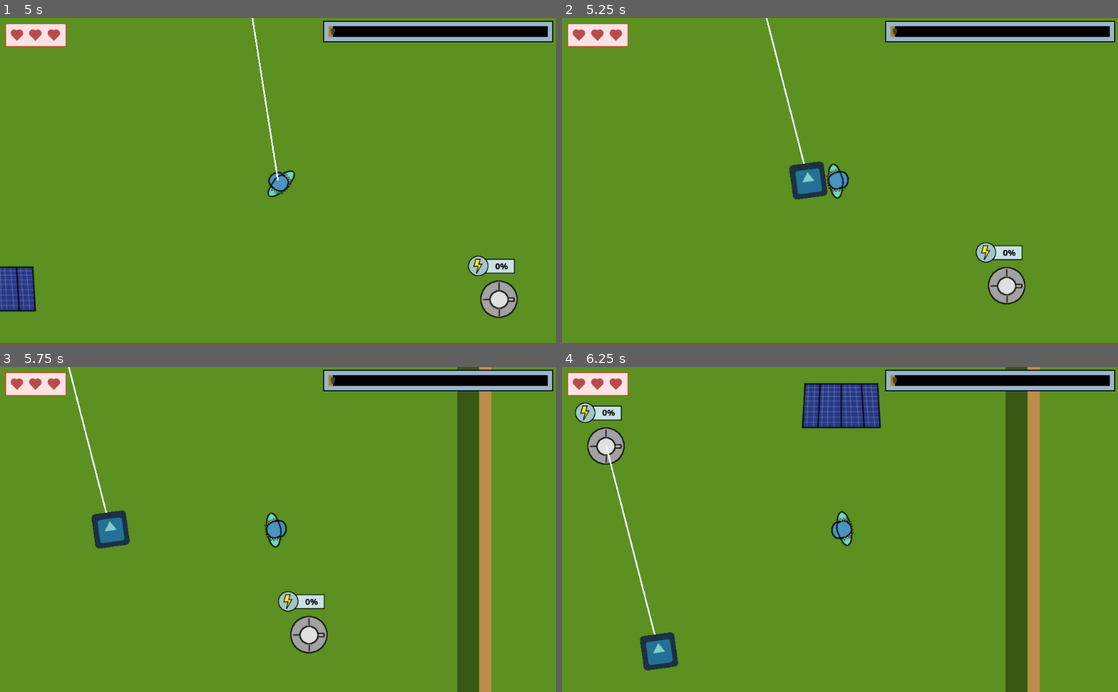
Above: before the commit, frames 1-4 (two rows, left to right).
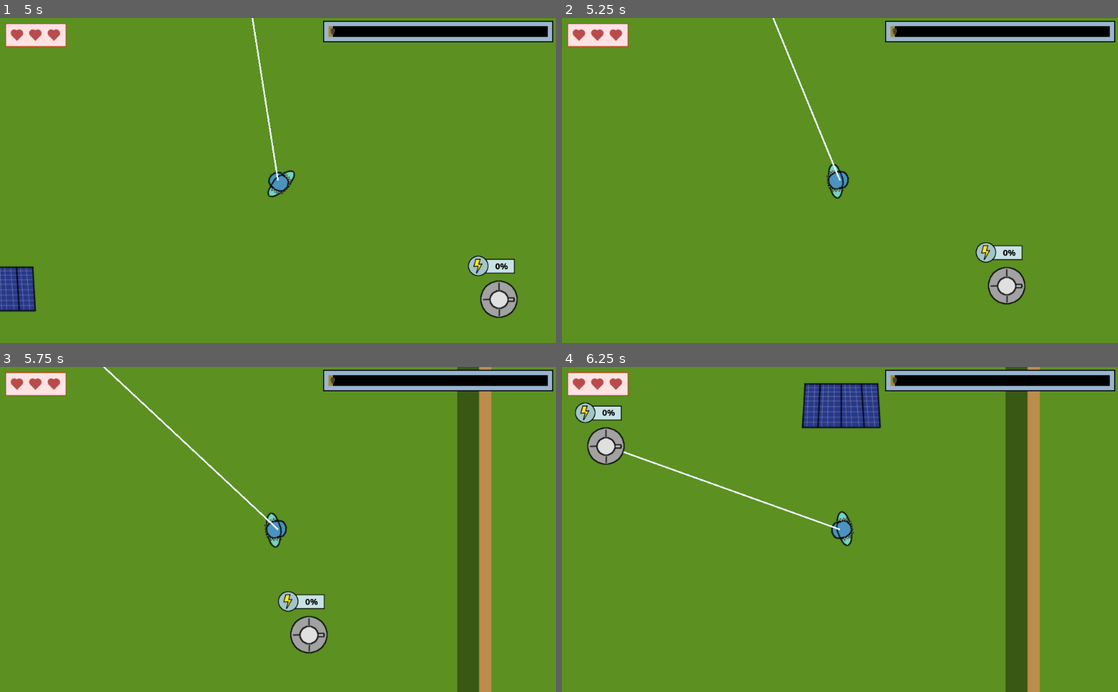
Above: after the commit, the same moments.

Repository: moisesjbc/spain-game-dev-jam-3
Game: Godot game, scene res://gameplay/main/main.tscn
The game is run twice, just before and just after one commit, with the same random seed, the same clock (stepped at 60 frames per second) and the same inputs. The engine's default icon, where the game draws it, is replaced by a stand-in: a white triangle on a blue panel in a dark square.
Inputs (mouse positions are in pixels of both pictures, inside the frame that each line leads up to):
- Up to frame 1 (5 s): tap Enter at 0.5, 4.25 s; move the mouse to (250, 245) at 0.52 s; hold Up (ui_up) 0.53-2.03 s; click (250, 245) at 0.6 s; move the mouse to (444, 229) at 1.27 s; click (444, 229) at 1.35 s; move the mouse to (111, 131) at 2.02 s; hold Left (ui_left) 2.03-2.75 s; click (111, 131) at 2.1 s; click (272, 157) at 2.75 s; tap Space at 3.5 s; move the mouse to (305, 180) at 3.52 s; hold Left (ui_left) 3.53-4.28 s; click (305, 180) at 3.6 s; move the mouse to (194, 99) at 4.27 s; hold Down (ui_down) from 4.28 s (still down); click (194, 99) at 4.35 s
- Up to frame 2 (5.25 s): move the mouse to (962, 164) at 5.02 s; release Down (ui_down) at 5.03 s; hold Right (ui_right) from 5.03 s (still down); click (962, 164) at 5.1 s
- Up to frame 3 (5.75 s): keep holding Right (ui_right)
- Up to frame 4 (6.25 s): move the mouse to (728, 545) at 5.77 s; release Right (ui_right) at 5.78 s; hold Up (ui_up) from 5.78 s (still down); click (728, 545) at 5.85 s

Frame 1 is identical in both runs. In frame 2, 1.1% of the frame differs, in the area x 36-51%, y 0-56%; in frame 3, 1.1%; in frame 4, 1.2%, in the area x 7-50%, y 24-94%.

Commit message:
Elimina acciones de soltar y coger cable

Diff:
--- a/godot-project/gameplay/globals/types.gd
+++ b/godot-project/gameplay/globals/types.gd
@@ -1,22 +1,4 @@
 extends Node
-
-class Context:
-	var player: Node2D
-	var player_actions: Node2D
-	var closest_interactuable: Node2D
-	var connections: Node2D
-
-
-	static func create(new_player, new_player_actions, new_closest_interactuable, new_connections):
-		var context = Context.new()
-
-		context.player = new_player
-		context.player_actions = new_player_actions
-		context.closest_interactuable = new_closest_interactuable
-		context.connections = new_connections
-
-		return context
-
 
 enum IngameMenu {
   GAME_OVER,
--- a/godot-project/gameplay/main/main.tscn
+++ b/godot-project/gameplay/main/main.tscn
@@ -1,6 +1,5 @@
-[gd_scene load_steps=11 format=2]
+[gd_scene load_steps=10 format=2]
 
-[ext_resource path="res://gameplay/player_actions/player_actions.tscn" type="PackedScene" id=1]
 [ext_resource path="res://gameplay/player/player.tscn" type="PackedScene" id=2]
 [ext_resource path="res://gameplay/gui/life/life.tscn" type="PackedScene" id=3]
 [ext_resource path="res://gameplay/gui/investigation_points_progress_bar/investigation_points_progress_bar.tscn" type="PackedScene" id=5]
@@ -18,9 +17,6 @@
 position = Vector2( 871.969, 437.781 )
 
 [node name="connections" parent="." instance=ExtResource( 6 )]
-
-[node name="player_actions" parent="." instance=ExtResource( 1 )]
-visible = false
 
 [node name="walls" parent="." instance=ExtResource( 7 )]
 
--- a/godot-project/gameplay/player/player.gd
+++ b/godot-project/gameplay/player/player.gd
@@ -17,7 +17,6 @@
 func _physics_process(delta):
 	_process_player_movement(delta)
 	_process_player_rotation()
-	_process_player_actions()
 
 
 func _process_player_movement(delta):
@@ -37,15 +36,6 @@
 
 func _process_player_rotation():
 	look_at(get_global_mouse_position())
-
-
-func _process_player_actions():
-	var player_actions = get_parent().get_node('player_actions')
-
-	if Input.is_action_just_pressed('ui_action') and not player_actions.visible:
-		var context = Types.Context.create(self, player_actions, _get_closest_interactuable(), get_parent().get_node('connections'))
-		player_actions.init(context)
-		player_actions.global_position = global_position
 
 
 func _get_closest_interactuable():
--- a/godot-project/gameplay/player_actions/leave_cable.gd
+++ /dev/null
@@ -1,29 +0,0 @@
-extends Button
-
-
-var context: Types.Context = null
-
-
-func get_applicable_actions(new_context: Types.Context):
-	context = new_context
-	var cable_roll = context.player.get_node_or_null('cable_roll')
-	if cable_roll and not context.closest_interactuable and cable_roll.throwing_cable:
-		return [self]
-	else:
-		return []
-
-
-func apply():
-	var cable_roll = context.player.get_node_or_null('cable_roll')
-
-	context.player.remove_child(cable_roll)
-	context.player.get_parent().add_child(cable_roll)
-	cable_roll.global_position = context.player.global_position
-	cable_roll.rotation = context.player.rotation
-	cable_roll.get_node('sprite').visible = true
-
-	context.player_actions.clear()
-
-
-func _on_leave_cable_pressed():
-	apply()
--- a/godot-project/gameplay/player_actions/pick_cable.gd
+++ /dev/null
@@ -1,28 +0,0 @@
-extends Button
-
-var context: Types.Context = null
-
-
-func get_applicable_actions(new_context: Types.Context):
-	self.context = new_context
-	var cable_roll = context.player.get_node_or_null('cable_roll')
-	if not cable_roll and context.closest_interactuable and context.closest_interactuable.name == 'cable_roll':
-		return [self]
-	else:
-		return []
-
-
-func apply():
-	var cable_roll = context.closest_interactuable
-
-	context.player.get_parent().remove_child(cable_roll)
-	context.player.add_child(cable_roll)
-	cable_roll.global_position = context.player.global_position
-	cable_roll.rotation = context.player.rotation
-	cable_roll.get_node('sprite').visible = false
-
-	context.player_actions.clear()
-
-
-func _on_leave_cable_pressed():
-	apply()
--- a/godot-project/gameplay/player_actions/player_actions.gd
+++ /dev/null
@@ -1,28 +0,0 @@
-extends Node2D
-
-
-func init(context: Types.Context):
-	var applicable_actions = []
-
-	clear()
-
-	for player_action in $control/container.get_children():
-		var actions = player_action.get_applicable_actions(context)
-		if len(actions) > 0:
-			applicable_actions += actions
-
-	if len(applicable_actions) > 1:
-		visible = true
-		for action in applicable_actions:
-			action.visible = true
-	else:
-		if len(applicable_actions) == 1:
-			applicable_actions[0].apply()
-		visible = false
-
-
-func clear():
-	for action in $control/container.get_children():
-		action.visible = false
-
-	visible = false
--- a/godot-project/gameplay/player_actions/player_actions.tscn
+++ /dev/null
@@ -1,40 +0,0 @@
-[gd_scene load_steps=4 format=2]
-
-[ext_resource path="res://gameplay/player_actions/player_actions.gd" type="Script" id=1]
-[ext_resource path="res://gameplay/player_actions/leave_cable.gd" type="Script" id=4]
-[ext_resource path="res://gameplay/player_actions/pick_cable.gd" type="Script" id=5]
-
-[node name="player_actions" type="Node2D"]
-script = ExtResource( 1 )
-
-[node name="control" type="Control" parent="."]
-margin_right = 686.0
-margin_bottom = 444.0
-__meta__ = {
-"_edit_use_anchors_": false
-}
-
-[node name="container" type="VBoxContainer" parent="control"]
-margin_right = 300.0
-margin_bottom = 300.0
-rect_min_size = Vector2( 300, 300 )
-__meta__ = {
-"_edit_use_anchors_": false
-}
-
-[node name="leave_cable" type="Button" parent="control/container"]
-margin_right = 300.0
-margin_bottom = 20.0
-text = "Soltar cable"
-script = ExtResource( 4 )
-__meta__ = {
-"_edit_use_anchors_": false
-}
-
-[node name="pick_cable" type="Button" parent="control/container"]
-margin_top = 24.0
-margin_right = 300.0
-margin_bottom = 44.0
-text = "Recoger cable"
-script = ExtResource( 5 )
-[connection signal="pressed" from="control/container/leave_cable" to="control/container/leave_cable" method="_on_leave_cable_pressed"]
